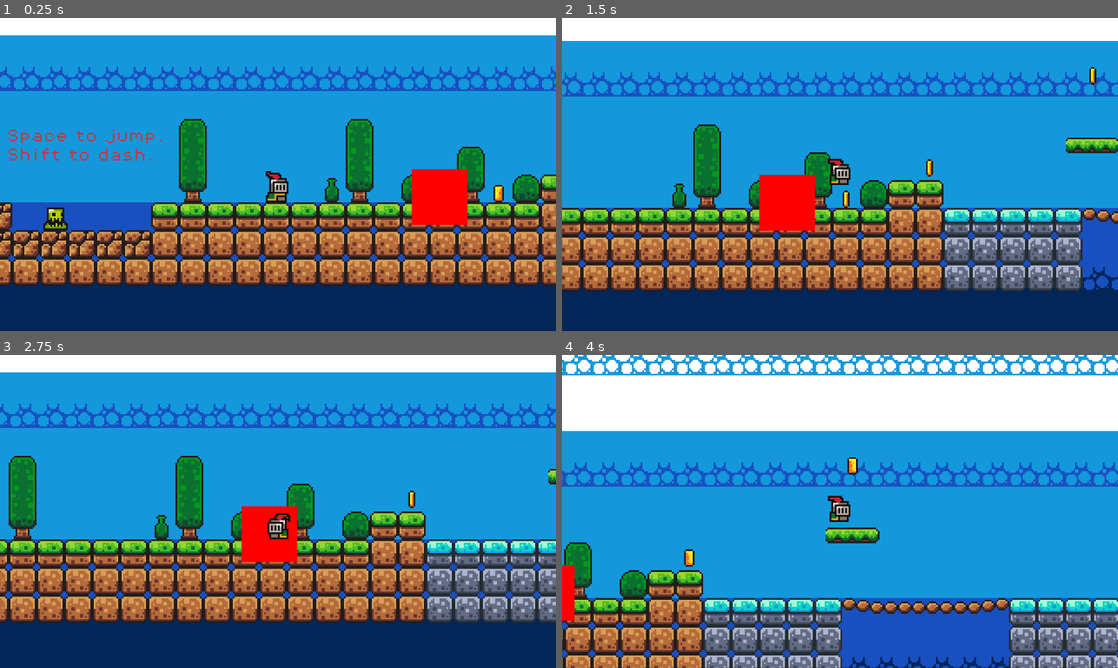
Above: before the commit, frames 1-4 (two rows, left to right).
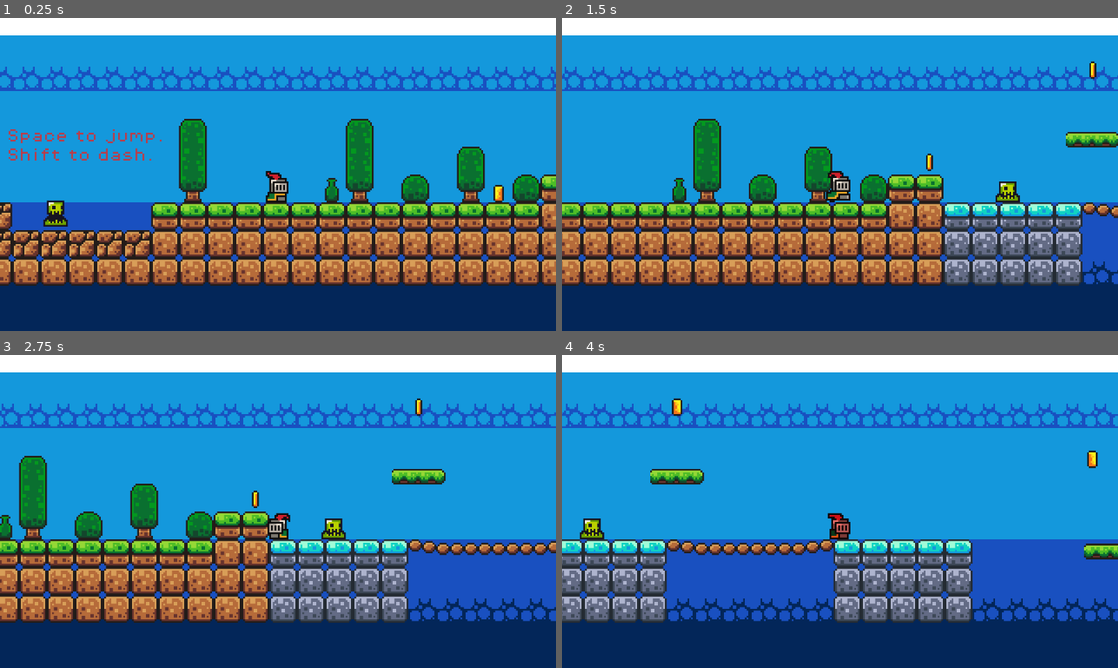
Above: after the commit, the same moments.

Repository: Kacprr/ThesisGameProject
Game: Godot game, scene res://Scenes/game.tscn
Same seed, same stepped clock (60 frames per second), same inputs: the game is played once before the commit and once after it.
Inputs:
- Up to frame 1 (0.25 s): no input
- Up to frame 2 (1.5 s): hold Z (attack) 0.53-1.28 s; hold Right (move_right) from 0.53 s (still down); tap Space (jump) at 0.77 s; tap Shift (dash) at 0.8, 1.35 s
- Up to frame 3 (2.75 s): tap Space (jump) at 1.52 s; tap Z (attack) at 1.55 s; release Right (move_right) at 2.03 s; hold Left (move_left) from 2.03 s (still down); hold Z (attack) from 2.03 s (still down); tap Shift (dash) at 2.3 s
- Up to frame 4 (4 s): release Left (move_left) at 2.78 s; release Z (attack) at 2.78 s; hold Right (move_right) from 2.78 s (still down); tap Shift (dash) at 2.85, 3.8 s; tap Space (jump) at 3.02, 3.77 s; tap Z (attack) at 3.05 s; hold Z (attack) from 3.53 s (still down)

The runs differ from the first frame. In frame 1, 2.1% of the frame differs, in the area x 7-85%, y 48-68%; in frame 2, 31%; in frame 3, 34%; in frame 4, 65%, in the area x 0-100%, y 0-100%.

Commit message:
Various changes been made!
Implement enemy attack logic, player damage/knockback, and robust collision handling

- Added attack state, cooldown, and attack animation logic to enemies (slime, debug_enemy)
- Enemies can damage to the player and player health is been changes due to it.
- Player now takes damage and knockback when hit by enemy attacks
- Refactored slime to extend CharacterBody2D for proper physics and platform collision
- Updated slime movement to use velocity and move_and_slide()
- Fixed bug where slime would get stuck at corners by adjusting RayCast2D positions, target, and collision masks
- Set up RayCast2D logic for reliable wall/corner detection and direction flipping
- Configured TileMapLayer (Mid) collision layers/masks to prevent attacks and enemy damage areas from detecting ground as a target
- Ensured only the player is in the "Player" group and only enemies are in the "enemies" group
- Updated killzone logic to only affect the player, not other objects or tilemaps
- Fixed player and coin collision layers/masks for correct coin collection
- General cleanup of collision layers and masks for all relevant nodes (player, enemies, attacks, platforms)
- Added comments and debug prints for easier troubleshooting

Diff:
--- a/ruinsofnorth/Scenes/attack.tscn
+++ b/ruinsofnorth/Scenes/attack.tscn
@@ -5,8 +5,9 @@
 [sub_resource type="RectangleShape2D" id="RectangleShape2D_2hcfh"]
 size = Vector2(9.5, 10)
 
-[node name="Node2D" type="Area2D"]
-collision_layer = 2
+[node name="Attack" type="Area2D"]
+collision_layer = 4
+collision_mask = 2
 script = ExtResource("1_ij4ji")
 
 [node name="CollisionShape2D" type="CollisionShape2D" parent="."]
--- a/ruinsofnorth/Scenes/coin.tscn
+++ b/ruinsofnorth/Scenes/coin.tscn
@@ -198,7 +198,7 @@
 }
 
 [node name="Coin" type="Area2D"]
-collision_mask = 2
+collision_layer = 4
 script = ExtResource("1_jgi06")
 
 [node name="AnimatedSprite2D" type="AnimatedSprite2D" parent="."]
--- a/ruinsofnorth/Scenes/debug_enemy.tscn
+++ b/ruinsofnorth/Scenes/debug_enemy.tscn
@@ -1,18 +1,49 @@
-[gd_scene load_steps=3 format=3 uid="uid://dd6tpven8pkht"]
+[gd_scene load_steps=7 format=3 uid="uid://dd6tpven8pkht"]
 
 [ext_resource type="Script" uid="uid://b76w2repp844u" path="res://Scripts/debug_enemy.gd" id="1_7hgr5"]
+[ext_resource type="Texture2D" uid="uid://dsycexheagxjv" path="res://Assets/sprites/slime_green.png" id="2_t87k5"]
 
 [sub_resource type="RectangleShape2D" id="RectangleShape2D_ql0m1"]
-size = Vector2(32, 32)
+size = Vector2(16.5, 15)
+
+[sub_resource type="AtlasTexture" id="AtlasTexture_30w0t"]
+atlas = ExtResource("2_t87k5")
+region = Rect2(48, 48, 24, 24)
+
+[sub_resource type="AtlasTexture" id="AtlasTexture_nxthk"]
+atlas = ExtResource("2_t87k5")
+region = Rect2(72, 0, 24, 24)
+
+[sub_resource type="SpriteFrames" id="SpriteFrames_7mxq2"]
+animations = [{
+"frames": [{
+"duration": 1.0,
+"texture": SubResource("AtlasTexture_30w0t")
+}],
+"loop": true,
+"name": &"attack",
+"speed": 5.0
+}, {
+"frames": [{
+"duration": 1.0,
+"texture": SubResource("AtlasTexture_nxthk")
+}],
+"loop": true,
+"name": &"idle",
+"speed": 5.0
+}]
 
 [node name="debugenemy" type="CharacterBody2D" groups=["enemies"]]
-collision_mask = 2147483392
+collision_mask = 2147483401
 script = ExtResource("1_7hgr5")
 
-[node name="CollisionShape2D" type="CollisionShape2D" parent="."]
+[node name="DamageArea" type="Area2D" parent="."]
+
+[node name="CollisionShape2D" type="CollisionShape2D" parent="DamageArea"]
+position = Vector2(-0.25, -1.5)
 shape = SubResource("RectangleShape2D_ql0m1")
 
-[node name="Sprite2D" type="ColorRect" parent="."]
-offset_right = 32.0
-offset_bottom = 32.0
-color = Color(1, 0, 0, 1)
+[node name="AnimatedSprite2D" type="AnimatedSprite2D" parent="."]
+position = Vector2(0, -7)
+sprite_frames = SubResource("SpriteFrames_7mxq2")
+animation = &"attack"
--- a/ruinsofnorth/Scenes/game.tscn
+++ b/ruinsofnorth/Scenes/game.tscn
@@ -168,7 +168,8 @@
 2:4/0 = 0
 
 [sub_resource type="TileSet" id="TileSet_3dryh"]
-physics_layer_0/collision_layer = 1
+physics_layer_0/collision_layer = 8
+physics_layer_0/collision_mask = 0
 sources/0 = SubResource("TileSetAtlasSource_wrm1d")
 
 [sub_resource type="WorldBoundaryShape2D" id="WorldBoundaryShape2D_i6g32"]
@@ -315,4 +316,5 @@
 text = "You Finished! "
 
 [node name="debugenemy" parent="." instance=ExtResource("10_ldgsr")]
-position = Vector2(-75, 29)
+position = Vector2(68, 43)
+collision_layer = 2
--- a/ruinsofnorth/Scenes/killzone.tscn
+++ b/ruinsofnorth/Scenes/killzone.tscn
@@ -3,7 +3,7 @@
 [ext_resource type="Script" uid="uid://cc2c27pq5ilvo" path="res://Scripts/killzone.gd" id="1_jvagm"]
 
 [node name="Killzone" type="Area2D"]
-collision_mask = 2
+collision_layer = 16
 script = ExtResource("1_jvagm")
 
 [node name="Timer" type="Timer" parent="."]
--- a/ruinsofnorth/Scenes/platform.tscn
+++ b/ruinsofnorth/Scenes/platform.tscn
@@ -6,6 +6,7 @@
 size = Vector2(32, 8)
 
 [node name="Platform" type="AnimatableBody2D"]
+collision_layer = 8
 
 [node name="Sprite2D" type="Sprite2D" parent="."]
 texture = ExtResource("1_1rc8e")
--- a/ruinsofnorth/Scenes/player.tscn
+++ b/ruinsofnorth/Scenes/player.tscn
@@ -244,15 +244,15 @@
 [sub_resource type="CircleShape2D" id="CircleShape2D_3smsa"]
 radius = 5.0
 
-[node name="Player" type="CharacterBody2D"]
+[node name="Player" type="CharacterBody2D" groups=["Player"]]
 z_index = 5
-collision_layer = 2
+collision_mask = 30
 script = ExtResource("1_cvnsp")
 
 [node name="AnimatedSprite2D" type="AnimatedSprite2D" parent="."]
 position = Vector2(0, -12)
 sprite_frames = SubResource("SpriteFrames_x3wgy")
-animation = &"dash"
+animation = &"idle"
 
 [node name="CollisionShape2D" type="CollisionShape2D" parent="."]
 position = Vector2(0, -5)
@@ -261,4 +261,9 @@
 [node name="DashTimer" type="Timer" parent="."]
 wait_time = 0.5
 
+[node name="InvulnTimer" type="Timer" parent="."]
+wait_time = 1.5
+one_shot = true
+
 [connection signal="timeout" from="DashTimer" to="." method="_on_dash_timer_timeout"]
+[connection signal="timeout" from="InvulnTimer" to="." method="_on_invuln_timer_timeout"]
--- a/ruinsofnorth/Scenes/slime.tscn
+++ b/ruinsofnorth/Scenes/slime.tscn
@@ -1,7 +1,11 @@
-[gd_scene load_steps=9 format=3 uid="uid://0bhe4t211pey"]
+[gd_scene load_steps=11 format=3 uid="uid://0bhe4t211pey"]
 
 [ext_resource type="Script" uid="uid://d0qnxbbps1sxi" path="res://Scripts/slime.gd" id="1_aiwxb"]
 [ext_resource type="Texture2D" uid="uid://dsycexheagxjv" path="res://Assets/sprites/slime_green.png" id="1_swwnm"]
+
+[sub_resource type="AtlasTexture" id="AtlasTexture_swwnm"]
+atlas = ExtResource("1_swwnm")
+region = Rect2(0, 48, 24, 24)
 
 [sub_resource type="AtlasTexture" id="AtlasTexture_paq7w"]
 atlas = ExtResource("1_swwnm")
@@ -23,6 +27,14 @@
 animations = [{
 "frames": [{
 "duration": 1.0,
+"texture": SubResource("AtlasTexture_swwnm")
+}],
+"loop": true,
+"name": &"attack",
+"speed": 5.0
+}, {
+"frames": [{
+"duration": 1.0,
 "texture": SubResource("AtlasTexture_paq7w")
 }, {
 "duration": 1.0,
@@ -40,10 +52,14 @@
 }]
 
 [sub_resource type="RectangleShape2D" id="RectangleShape2D_swwnm"]
-size = Vector2(14, 13)
+size = Vector2(16, 17)
+
+[sub_resource type="CircleShape2D" id="CircleShape2D_swwnm"]
+radius = 9.0
 
 [node name="Slime" type="CharacterBody2D" groups=["enemies"]]
-collision_mask = 0
+collision_layer = 2
+collision_mask = 9
 script = ExtResource("1_aiwxb")
 
 [node name="AnimatedSprite2D" type="AnimatedSprite2D" parent="."]
@@ -51,8 +67,6 @@
 sprite_frames = SubResource("SpriteFrames_e388w")
 animation = &"idle"
 autoplay = "idle"
-frame = 1
-frame_progress = 0.22796
 
 [node name="CollisionShape2D" type="CollisionShape2D" parent="."]
 position = Vector2(0, -6.5)
@@ -60,8 +74,19 @@
 
 [node name="RayCastRight" type="RayCast2D" parent="."]
 position = Vector2(0, -6)
-target_position = Vector2(9, 0)
+target_position = Vector2(10, 0)
+collision_mask = 8
 
 [node name="RayCastLeft" type="RayCast2D" parent="."]
 position = Vector2(0, -6)
 target_position = Vector2(-10, 0)
+collision_mask = 8
+
+[node name="DamageArea" type="Area2D" parent="."]
+collision_layer = 2
+
+[node name="CollisionShape2D" type="CollisionShape2D" parent="DamageArea"]
+position = Vector2(0, -6)
+shape = SubResource("CircleShape2D_swwnm")
+
+[node name="AttackTimer" type="Timer" parent="."]
--- a/ruinsofnorth/Scripts/debug_enemy.gd
+++ b/ruinsofnorth/Scripts/debug_enemy.gd
@@ -1,4 +1,43 @@
 extends CharacterBody2D
+
+# State enumeration
+enum State {
+	IDLE,
+	ATTACKING
+}
+
+var state = State.IDLE
+var attack_cooldown = 1.0 # seconds
+var can_attack = true
+
+@onready var animated_sprite: AnimatedSprite2D = $AnimatedSprite2D
+@onready var damage_area: Area2D = $DamageArea
+@onready var attack_timer: Timer = Timer.new()
 
 func _ready():
 	add_to_group("enemies")
+	damage_area.connect("body_entered", Callable(self, "_on_damage_area_body_entered"))
+	add_child(attack_timer)
+	attack_timer.wait_time = attack_cooldown
+	attack_timer.one_shot = true
+	attack_timer.connect("timeout", Callable(self, "_on_attack_timer_timeout"))
+
+func _physics_process(delta):
+	if state == State.IDLE:
+		# Add movement logic here if desired
+		animated_sprite.play("idle")
+	elif state == State.ATTACKING:
+		animated_sprite.play("attack")
+		# Optionally, stop movement while attacking
+
+func _on_damage_area_body_entered(body):
+	if body.name == "Player" and can_attack:
+		if body.has_method("take_damage"):
+			state = State.ATTACKING
+			can_attack = false
+			body.take_damage(1)
+			attack_timer.start()
+
+func _on_attack_timer_timeout():
+	state = State.IDLE
+	can_attack = true
--- a/ruinsofnorth/Scripts/killzone.gd
+++ b/ruinsofnorth/Scripts/killzone.gd
@@ -3,10 +3,11 @@
 @onready var timer: Timer = $Timer
 
 func _on_body_entered(body: Node2D) -> void:
-	print("You died!")
-	Engine.time_scale = 0.5
-	body.get_node("CollisionShape2D").queue_free()
-	timer.start()
+	if body.is_in_group("Player"):
+		print("You died!")
+		Engine.time_scale = 0.5
+		body.get_node("CollisionShape2D").queue_free()
+		timer.start()
 
 
 func _on_timer_timeout() -> void:
--- a/ruinsofnorth/Scripts/player.gd
+++ b/ruinsofnorth/Scripts/player.gd
@@ -2,6 +2,8 @@
 
 var SPEED = 130.0
 const JUMP_VELOCITY = -300.0
+var health = 5
+var is_invulnerable = false
 
 #enumeration used to track the current state, makes it easier to play animations
 enum PlayerState {
@@ -13,17 +15,23 @@
 
 var current_State
 
-var gravitiy = ProjectSettings.get_setting("physics/2d/default_gravity")
+var gravity = ProjectSettings.get_setting("physics/2d/default_gravity")
 
 @onready var animated_sprite: AnimatedSprite2D = $AnimatedSprite2D
 @onready var attack_scene = preload("res://scenes/Attack.tscn")
 
-func _physics_process(delta: float) -> void:
+
+func _ready():
+	add_to_group("Player")
+
+
+func _physics_process(_delta: float) -> void:
 	# Add the gravity.
 	if !is_on_floor():
 		current_State = PlayerState.JUMP
 		SPEED = 130
-		velocity += get_gravity() * delta
+		velocity.y += gravity * _delta
+
 
 	# Get the input direction: -1, 0 ,1
 	var direction := Input.get_axis("move_left", "move_right")
@@ -93,3 +101,31 @@
 func _on_dash_timer_timeout() -> void:
 	current_State = PlayerState.IDLE
 	SPEED = 130.0
+
+func die():
+	print("You died!")
+	get_tree().call_deferred("reload_current_scene")
+
+
+func take_damage(amount, knockback = Vector2.ZERO):
+	if is_invulnerable:
+		return
+
+	health -= amount
+	print("Player took damage. Health: ", health)
+
+	is_invulnerable = true
+	modulate = Color(1, 0.5, 0.5) # Red tint
+	$InvulnTimer.start()
+
+	# Apply knockback
+	if knockback != Vector2.ZERO:
+		velocity += knockback
+
+	if health <= 0:
+		die()
+
+
+func _on_invuln_timer_timeout() -> void:
+	is_invulnerable = false
+	modulate = Color(1, 1, 1) # Reset tint
--- a/ruinsofnorth/Scripts/slime.gd
+++ b/ruinsofnorth/Scripts/slime.gd
@@ -1,21 +1,68 @@
-extends Node2D
+extends CharacterBody2D
 
 const speed = 60
 
 var direction = 1
+var health = 1
+
+# State enumeration
+enum State {
+	IDLE,
+	ATTACKING
+}
+
+
+var state = State.IDLE
+var attack_cooldown = 1.0 # seconds
+var can_attack = true
+
 
 @onready var animated_sprite: AnimatedSprite2D = $AnimatedSprite2D
 @onready var ray_cast_right: RayCast2D = $RayCastRight
 @onready var ray_cast_left: RayCast2D = $RayCastLeft
+@onready var damage_area: Area2D = $DamageArea
 
-# Called every frame. 'delta' is the elapsed time since the previous frame.
-func _process(delta: float) -> void:
-	if ray_cast_right.is_colliding():
-		direction = -1
-		animated_sprite.flip_h = true
+@onready var attack_timer: Timer = $AttackTimer
 
-	if ray_cast_left.is_colliding():
-		direction = 1
-		animated_sprite.flip_h = false
+func _ready() -> void:
+	add_to_group("enemies")
+	damage_area.connect("body_entered", Callable(self, "_on_damage_area_body_entered"))
+	attack_timer.wait_time = attack_cooldown
+	attack_timer.one_shot = true
+	attack_timer.connect("timeout", Callable(self, "_on_attack_timer_timeout"))
 
-	position.x += direction * speed * delta
+func _physics_process(delta):
+	if state == State.IDLE:
+		if ray_cast_right.is_colliding():
+			direction = -1
+			animated_sprite.flip_h = true
+		elif ray_cast_left.is_colliding():
+			direction = 1
+			animated_sprite.flip_h = false
+		velocity.x = direction * speed
+		move_and_slide()
+		animated_sprite.play("idle")
+	elif state == State.ATTACKING:
+		velocity.x = 0
+		move_and_slide()
+		animated_sprite.play("attack")
+		# Optionally, you can add logic to stop movement while attacking
+
+func _on_damage_area_body_entered(body):
+	print("DamageArea triggered by: ", body.name)
+	if body.is_in_group("Player") and can_attack:
+		if body.has_method("take_damage"):
+			state = State.ATTACKING
+			can_attack = false
+			var knockback = (body.global_position - global_position).normalized() * 200
+			body.take_damage(1, knockback)
+			attack_timer.start()
+
+func take_damage(amount):
+	health -= amount
+	if health <= 0:
+		queue_free()
+
+func _on_attack_timer_timeout():
+	state = State.IDLE
+	can_attack = true
